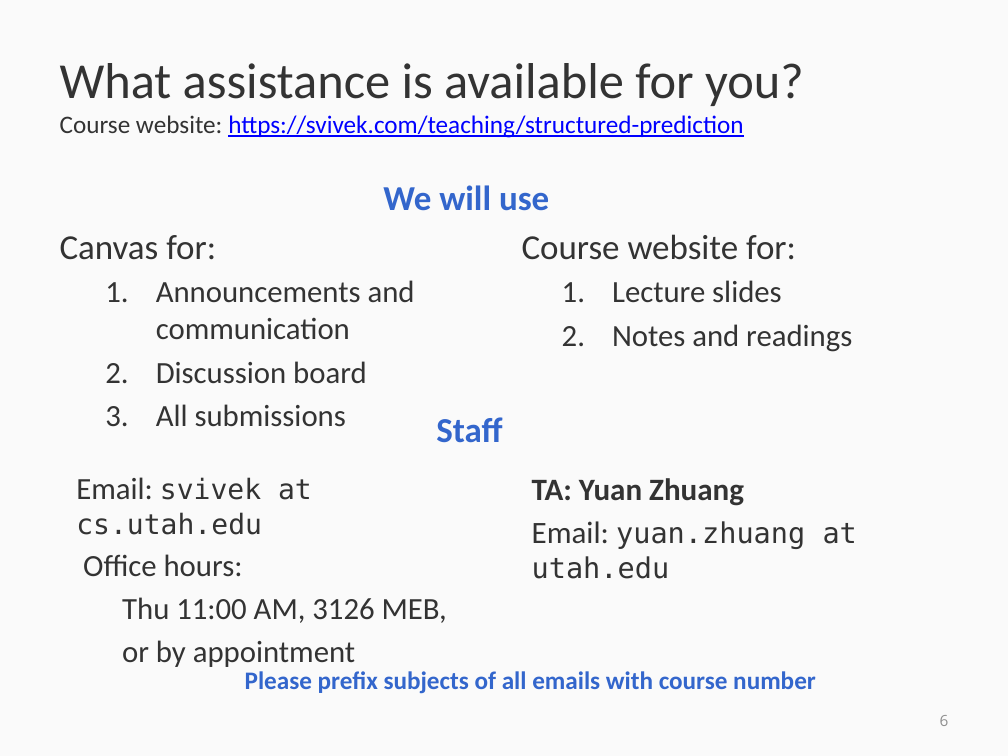
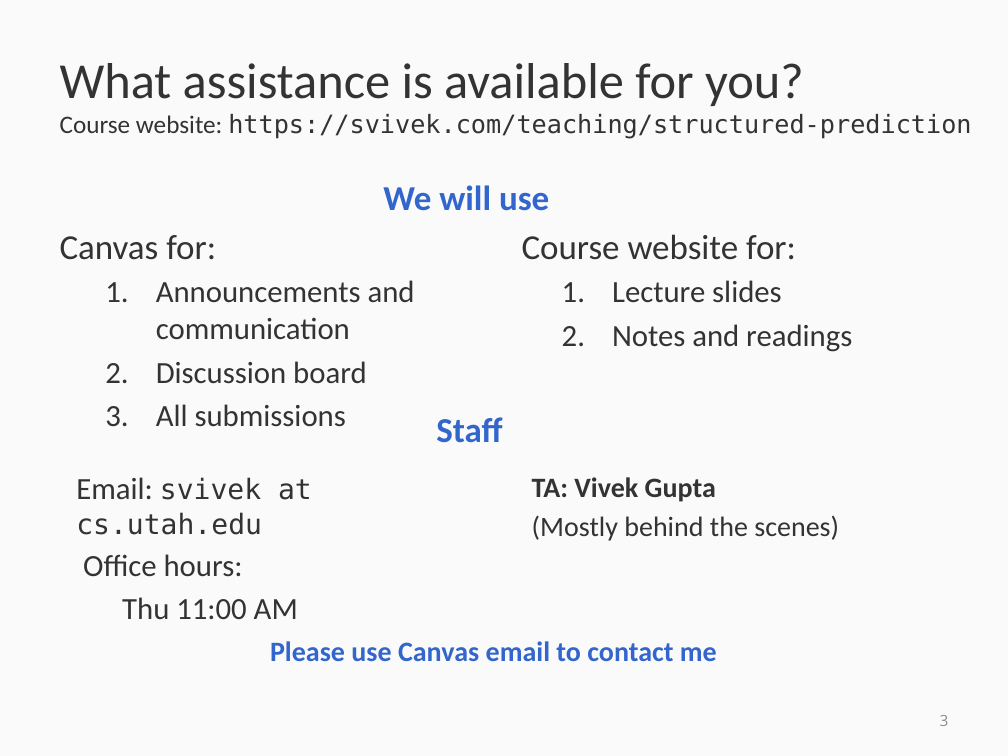
Before and after one commit to svivek/structured-prediction, a slide deck: slide 3 of slides/info/info.pptx (slide 6 before the commit). Drawn at 1008x756 pixels with LibreOffice and Linux fonts; fonts in the diff are those of the drawing. Boxes give left, top, right and bottom in pixels: in the first picture for what was removed or moved away, otherwise in the second. Text is boxed around its words. In the diff, an @@ line names an element or a change of style, - is before the commit and + after.

```diff
--- a/slides/info/info.pptx
+++ b/slides/info/info.pptx
@@ text "Course website: https://svivek.com/teaching/structured-predi ..." at [60, 114, 971, 139]: font Calibri to DejaVu Sans Mono, text colour #0000FF to #333333, underline off in "https://svivek.com/teaching/structured-prediction" @@
@@ text at [532, 477, 839, 541]: text changed; size 20.4 to 20 pt; font DejaVu Sans Mono to Calibri @@
-TA: Yuan Zhuang
-Email: yuan.zhuang at utah.edu
+TA: Vivek Gupta
+(Mostly behind the scenes)
@@ text at [122, 597, 298, 619]: text changed @@
-Thu 11:00 AM, 3126 MEB,
-or by appointment
+Thu 11:00 AM
@@ text at [270, 641, 717, 661]: text changed; size 18 to 20 pt @@
-Please prefix subjects of all emails with course number
+Please use Canvas email to contact me
@@ page number at [940, 715, 949, 726]: text changed @@
-6
+3
```
Also in this commit, not shown: 3 other slides changed, 1 slide added, 3 slides removed, 1 other file.
